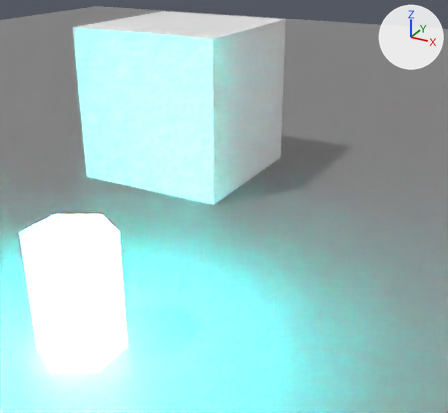
A saved change to the Blender file assets/models/level.blend.
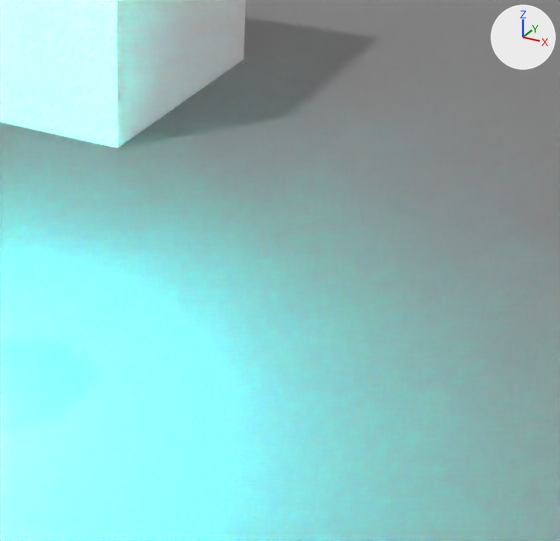
Each version appears first from a 50 mm camera at (2.07, -11.67, 7.61) aimed at (-3.64, -1.3, 2.43), and next in a close-up on the part from 34% to 100% of the width and 31% to 100% of the height. Every picture has the same lights, and +X, +Y and +Z are marked at upper right.

Script lines for the objects in view, before the commit:
```python
me_cube_016 = bpy.data.meshes.new('Cube.016')
me_cube_016.from_pydata(...)  # a box spanning x -2.5..2.5, y -2.5..2.5, z -2.5..2.5
me_plane = bpy.data.meshes.new('Plane')
me_plane.from_pydata([(-50.0, -50.0, 0.0), (50.0, -50.0, 0.0), (-50.0, 50.0, 0.0), (50.0, 50.0, 0.0)], [], [(0, 1, 3, 2)])
me_plane.materials.append(mat_material_005)  # grey #818181
ob_cube = bpy.data.objects.new('Cube', me_cube_016)
ob_cube.location = (-9.15, 6.02, 2.46)
ob_ground = bpy.data.objects.new('Ground', me_plane)
ob_ground.location = (0.0, 0.0, 0.0)
ob_ground.scale = (0.935, 0.935, 0.468)
```
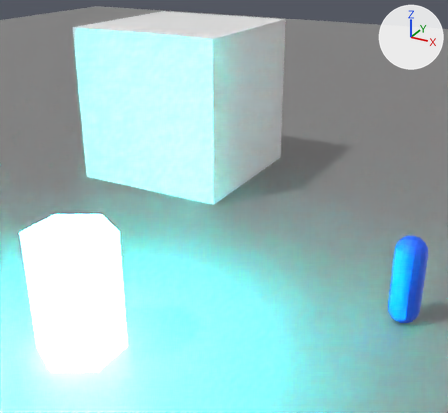
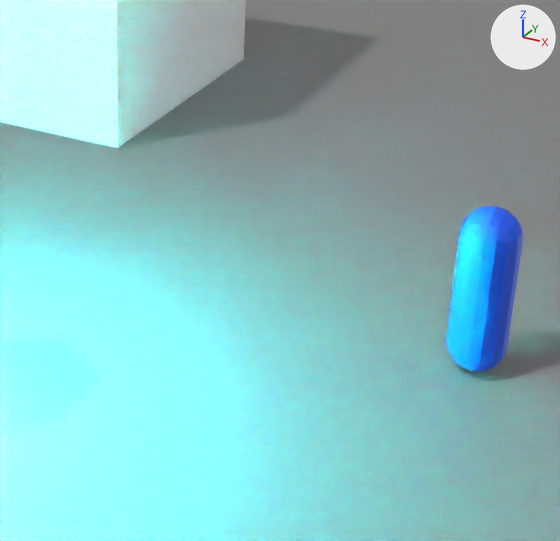
Location of each change, [x1, y1, x2, y2] in pixels of the close-ups (560 x 541 px):
```json
{"object": "Player", "change": "added", "after": [446, 206, 523, 371]}
```

The change, as JSON lines over the scene's bpy script:
```json
{"op": "add", "block": "mat_env_blue", "code": ["mat_env_blue = principled_material('Env_blue')", "mat_env_blue.base_color = (0.00164, 0.0903, 0.8)  # blue #0555e7"]}
{"op": "add", "block": "me_roundcube_001", "code": ["me_roundcube_001 = bpy.data.meshes.new('Roundcube.001')", "me_roundcube_001.from_pydata(...)  # 114 vertices, 112 faces; spans x -0.5..0.5, y -0.5..0.5, z -1.5..1.5", "me_roundcube_001.materials.append(mat_env_blue)  # blue #0555e7"]}
{"op": "add", "block": "col_player", "code": ["col_player = bpy.data.collections.new('Player')", "col_player.objects.link(ob_player_geometry)", "col_player.objects.link(ob_player_components)"]}
{"op": "add", "block": "ob_player", "code": ["ob_player = bpy.data.objects.new('Player', None)", "ob_player.location = (0.0, 0.0, 1.02)", "ob_player.instance_type = 'COLLECTION'", "ob_player.instance_collection = col_player"]}
{"op": "add", "block": "ob_player_components", "code": ["ob_player_components = bpy.data.objects.new('player_components', None)", "ob_player_components.location = (0.0, 0.0, 0.0)"]}
{"op": "add", "block": "ob_player_geometry", "code": ["ob_player_geometry = bpy.data.objects.new('player_geometry', me_roundcube_001)", "ob_player_geometry.location = (0.0, 0.0, 0.0)", "ob_player_geometry.scale = (0.666, 0.666, 0.666)"]}
```
